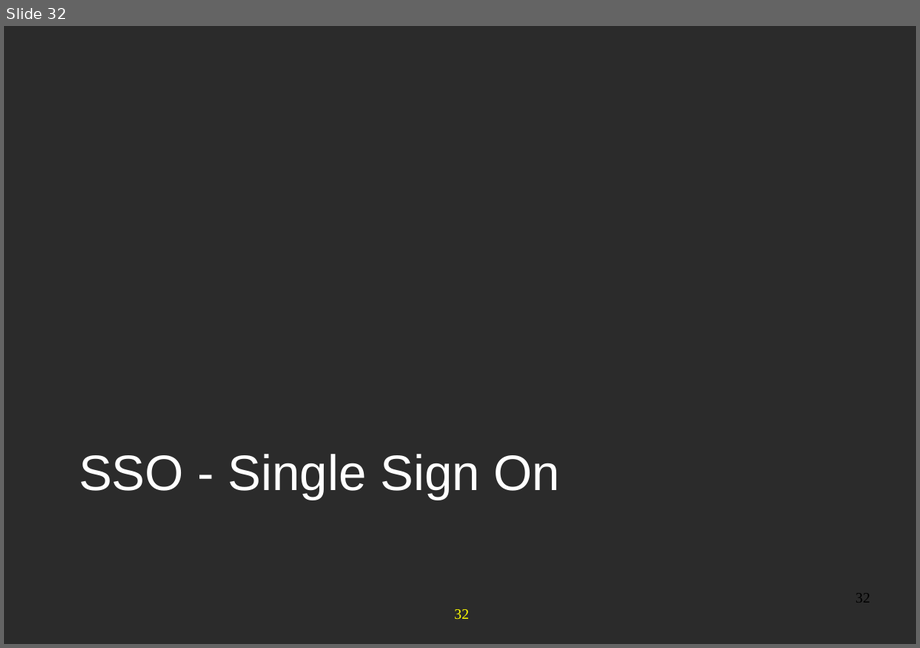
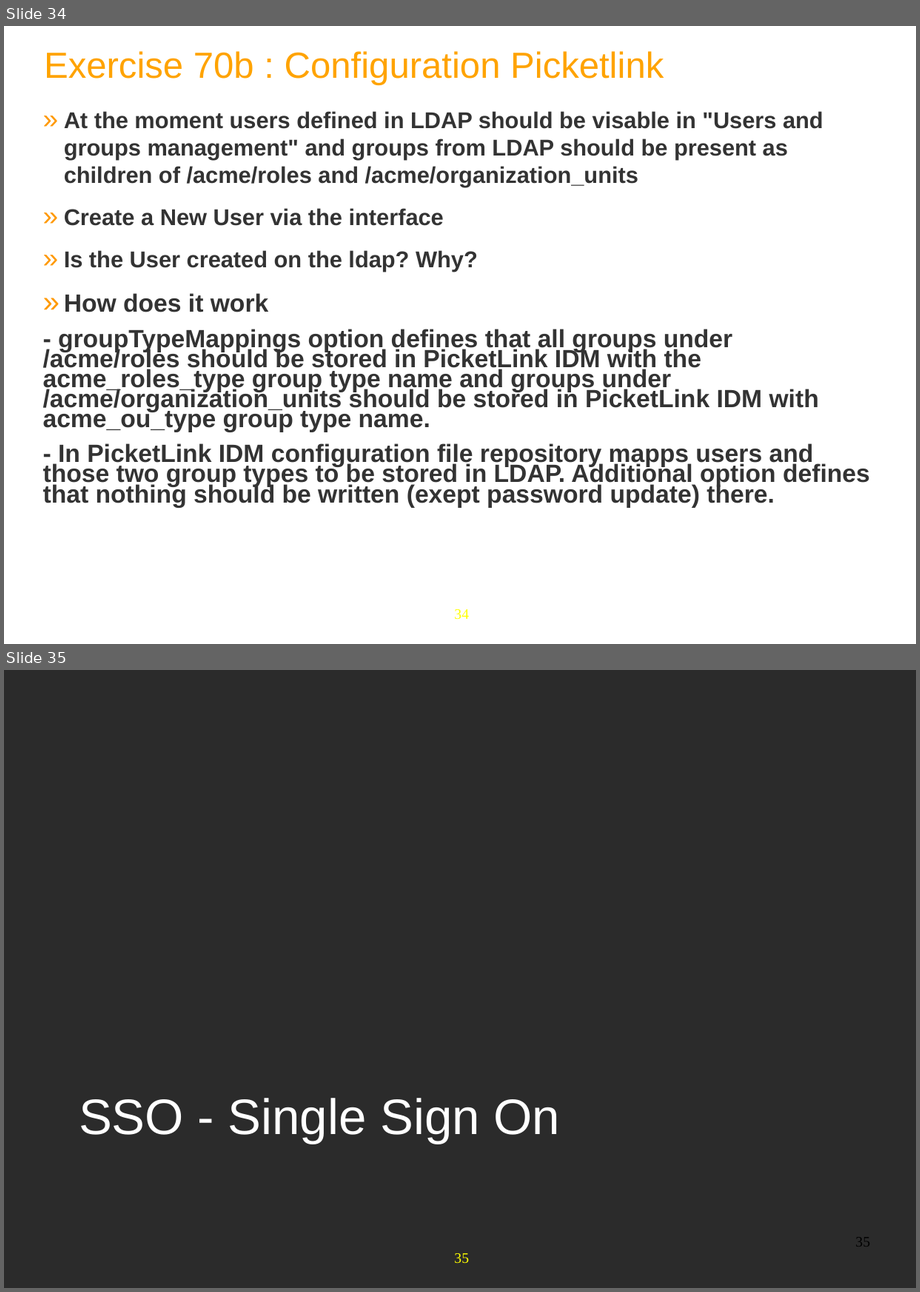
Before and after one commit to anhvurz90/training, a slide deck: exo-sysAdmin/970-LdapConfig-XSys.pptx. Shown one above the other, each under a label of ours: slide 32 before the commit, slides 34 and 35 after it. The pictures are 920x648 and 920x1292 pixels, drawn with LibreOffice and Linux fonts; fonts in the diff are those of the drawing; background and template pictures are left out; a plain dark background stands for a picture behind light text. Boxes give left, top, right and bottom in pixels: in the first picture for what was removed or moved away, otherwise in the second. Text is boxed around its words. In the diff, an @@ line names an element or a change of style, - is before the commit and + after.

Commit message:
add exercise70b

```diff
--- a/exo-sysAdmin/970-LdapConfig-XSys.pptx
+++ b/exo-sysAdmin/970-LdapConfig-XSys.pptx
@@ slide 34 added at [4, 26, 916, 644], background #FFFFFF; not listed: 1 template element that a slide beside it also shows @@
@@ title added at [44, 51, 663, 85], 35 pt, text #FFA300 @@
+Exercise 70b : Configuration Picketlink
@@ text added at [43, 111, 870, 508], 24 pt, text #333333, bold @@
+» At the moment users defined in LDAP should be visable in "Users and groups management" and groups from LDAP should be present as children of /acme/roles and /acme/organization_units
+» Create a New User via the interface
+» Is the User created on the ldap? Why?
+» How does it work
+- groupTypeMappings option defines that all groups under /acme/roles should be stored in PicketLink IDM with the acme_roles_type group type name and groups under /acme/organization_units should be stored in PicketLink IDM with acme_ou_type group type name.
+- In PicketLink IDM configuration file repository mapps users and those two group types to be stored in LDAP. Additional option defines that nothing should be written (exept password update) there.
@@ what was slide 32 is now slide 35 @@
@@ page number at [855, 1238, 870, 1246]: text changed @@
-32
+35
@@ page number at [454, 1253, 469, 1263]: text changed @@
-32
+35
```
Also in this commit, not shown: 4 other slides added, 4 other files.
